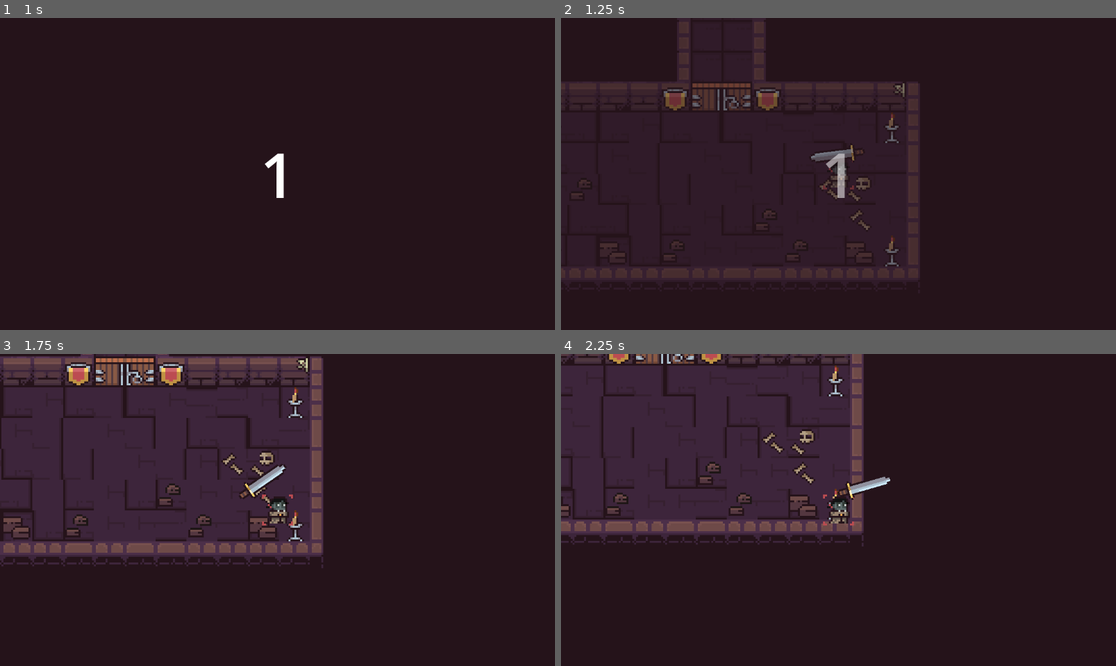
Above: before the commit, frames 1-4 (two rows, left to right).
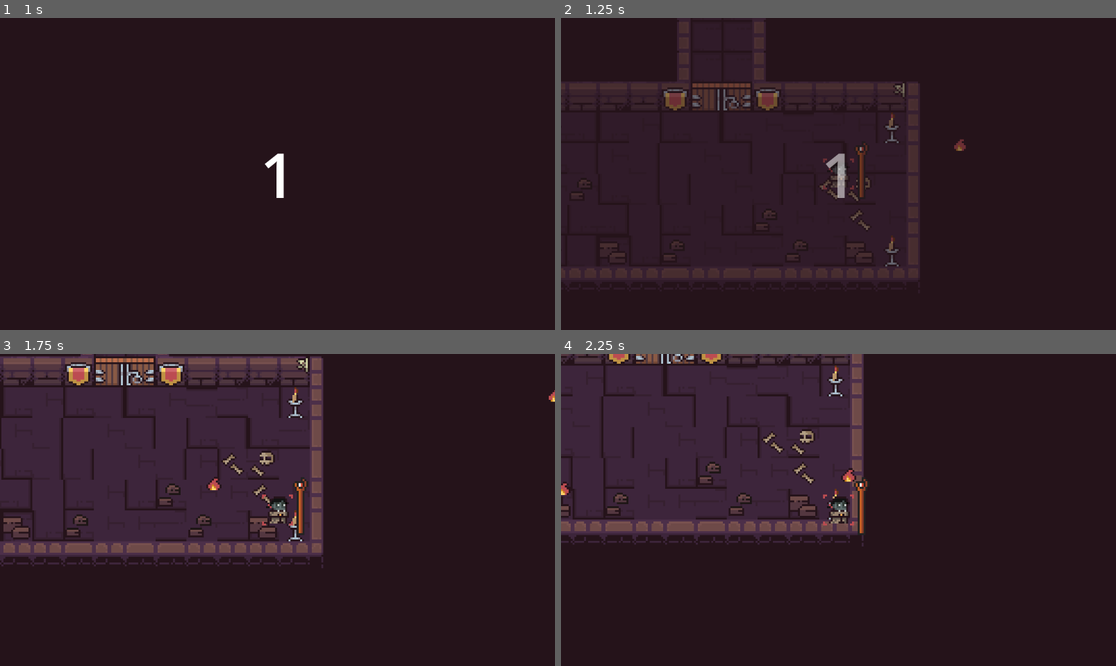
Above: after the commit, the same moments.

Repository: JustThomi/DivineDescent
Game: Godot game, scene res://src/scenes/game.tscn
Two runs of this game, one before a commit and one after it. Both use one fixed random seed, a clock stepped at 60 frames per second and the inputs below. The project has no main scene, so this scene is started directly.
Inputs (mouse positions are in pixels of both pictures, inside the frame that each line leads up to):
- Up to frame 1 (1 s): tap Enter at 0.5 s; move the mouse to (399, 158) at 0.52 s; hold D (right) from 0.53 s (still down); click (399, 158) at 0.6 s; right-click (399, 158) at 0.8 s
- Up to frame 2 (1.25 s): keep holding D (right)
- Up to frame 3 (1.75 s): move the mouse to (166, 525) at 1.27 s; release D (right) at 1.28 s; hold S (down) from 1.28 s (still down); right-click (166, 525) at 1.35 s; click (166, 525) at 1.55 s
- Up to frame 4 (2.25 s): move the mouse to (894, 441) at 2.02 s; release S (down) at 2.03 s; hold D (right) from 2.03 s (still down); click (894, 441) at 2.1 s

Frame 1 is identical in both runs. In frame 2, 0.4% of the frame differs, in the area x 45-73%, y 38-59%; in frame 3, 0.6%, in the area x 37-100%, y 11-58%; in frame 4, 0.6%.

Commit message:
add health item and fire staff

Diff:
--- a/src/actors/player/player.gd
+++ b/src/actors/player/player.gd
@@ -17,6 +17,8 @@
 var roll_vector : Vector2
 var weapon # will reference current equiped weapon
 
+var health = 100
+
 # enum state machine, too lazy to do it right
 enum {
 	IDLE,
@@ -31,6 +33,9 @@
 		animation.flip_h = true
 	elif direction.x > 0:
 		animation.flip_h = false
+
+func heal(hp):
+	health = min(hp + health, 100)
 
 func roll():
 	velocity = roll_vector * (ROLL_SPEED + SPEED)
@@ -64,8 +69,9 @@
 
 func _physics_process(delta):
 	get_input()
-#	weapon.move(get_global_mouse_position())
-	weapon_holder.look_at(get_global_mouse_position())
+
+	if weapon.get_name() == "Sword":
+		weapon_holder.look_at(get_global_mouse_position())
 
 	match state:
 		IDLE:
--- a/src/actors/player/player.tscn
+++ b/src/actors/player/player.tscn
@@ -6,6 +6,7 @@
 [ext_resource type="Texture2D" uid="uid://cgjobg0ky2h0b" path="res://assets/player/vampire_v1_2.png" id="3_qrde2"]
 [ext_resource type="Texture2D" uid="uid://swps7a88ljcy" path="res://assets/player/vampire_v1_3.png" id="4_gqun7"]
 [ext_resource type="Texture2D" uid="uid://dmpp0nnb15xun" path="res://assets/player/vampire_v1_4.png" id="5_p20gg"]
+[ext_resource type="PackedScene" uid="uid://djtfd838w130i" path="res://src/actors/player/weapons/staff.tscn" id="7_2325t"]
 [ext_resource type="PackedScene" uid="uid://bpssre56um4h" path="res://src/actors/player/weapons/weapon.tscn" id="7_jjnjq"]
 
 [sub_resource type="RectangleShape2D" id="RectangleShape2D_65fq4"]
@@ -107,8 +108,12 @@
 
 [node name="Weapons" type="Node2D" parent="."]
 
+[node name="Staff" parent="Weapons" node_paths=PackedStringArray("player") instance=ExtResource("7_2325t")]
+position = Vector2(12, 8)
+player = NodePath("../..")
+
 [node name="Sword" parent="Weapons" instance=ExtResource("7_jjnjq")]
-rotation_offset = 200
+visible = false
 
 [node name="RollTimer" type="Timer" parent="."]
 
--- /dev/null
+++ b/src/actors/player/weapons/fire_ball.gd
@@ -0,0 +1,12 @@
+extends Area2D
+
+const speed := 200.0
+var direction := Vector2.ZERO
+var damage = 15
+
+func _physics_process(delta):
+	global_position += direction * speed * delta
+
+func _on_body_entered(enemy):
+	enemy.take_damage(damage)
+	queue_free()
--- /dev/null
+++ b/src/actors/player/weapons/fire_ball.tscn
@@ -0,0 +1,19 @@
+[gd_scene load_steps=4 format=3 uid="uid://dt260v4iohkfy"]
+
+[ext_resource type="Script" path="res://src/actors/player/weapons/fire_ball.gd" id="1_lb3i7"]
+[ext_resource type="Texture2D" uid="uid://d2fhtabkmxhm6" path="res://assets/weapons/fire_ball.png" id="2_q0v3j"]
+
+[sub_resource type="CircleShape2D" id="CircleShape2D_wxib5"]
+radius = 4.12311
+
+[node name="FireBall" type="Area2D"]
+collision_mask = 4
+script = ExtResource("1_lb3i7")
+
+[node name="CollisionShape2D" type="CollisionShape2D" parent="."]
+shape = SubResource("CircleShape2D_wxib5")
+
+[node name="Sprite2D" type="Sprite2D" parent="."]
+texture = ExtResource("2_q0v3j")
+
+[connection signal="body_entered" from="." to="." method="_on_body_entered"]
--- /dev/null
+++ b/src/actors/player/weapons/staff.gd
@@ -0,0 +1,26 @@
+extends Node2D
+
+# bad solution to projectiles but will do for now
+@export var player : CharacterBody2D
+
+@onready var animation := $AnimationPlayer
+var projectile_container : Node2D
+
+var projectile: PackedScene = preload("res://src/actors/player/weapons/fire_ball.tscn")
+var can_special_attack: bool = true
+
+
+func basic_attack():
+	animation.play("cast")
+
+	var p = projectile.instantiate()
+	p.position = player.position
+	p.direction = (get_local_mouse_position() + position).normalized()
+	projectile_container.add_child(p)
+
+func special_attack():
+	print("DAMN SON THAT'S SPECIAL CAST")
+
+func _ready():
+	# not the best solution...
+	projectile_container = get_node("/root/Game/ProjectileContainer")
--- /dev/null
+++ b/src/actors/player/weapons/staff.tscn
@@ -0,0 +1,53 @@
+[gd_scene load_steps=6 format=3 uid="uid://djtfd838w130i"]
+
+[ext_resource type="Script" path="res://src/actors/player/weapons/staff.gd" id="1_3vilu"]
+[ext_resource type="Texture2D" uid="uid://b5olic0tpas41" path="res://assets/weapons/staff.png" id="2_lhjqx"]
+
+[sub_resource type="Animation" id="Animation_u66gh"]
+length = 0.001
+tracks/0/type = "value"
+tracks/0/imported = false
+tracks/0/enabled = true
+tracks/0/path = NodePath("Sprite2D:position")
+tracks/0/interp = 1
+tracks/0/loop_wrap = true
+tracks/0/keys = {
+"times": PackedFloat32Array(0),
+"transitions": PackedFloat32Array(1),
+"update": 0,
+"values": [Vector2(0, -10)]
+}
+tracks/1/type = "value"
+tracks/1/imported = false
+tracks/1/enabled = true
+tracks/1/path = NodePath("Sprite2D:rotation")
+tracks/1/interp = 1
+tracks/1/loop_wrap = true
+tracks/1/keys = {
+"times": PackedFloat32Array(0),
+"transitions": PackedFloat32Array(1),
+"update": 0,
+"values": [0.0]
+}
+
+[sub_resource type="Animation" id="Animation_w6ktw"]
+resource_name = "cast"
+
+[sub_resource type="AnimationLibrary" id="AnimationLibrary_an8an"]
+_data = {
+"RESET": SubResource("Animation_u66gh"),
+"cast": SubResource("Animation_w6ktw")
+}
+
+[node name="Staff" type="Node2D"]
+script = ExtResource("1_3vilu")
+
+[node name="Sprite2D" type="Sprite2D" parent="."]
+position = Vector2(0, -10)
+texture = ExtResource("2_lhjqx")
+flip_h = true
+
+[node name="AnimationPlayer" type="AnimationPlayer" parent="."]
+libraries = {
+"": SubResource("AnimationLibrary_an8an")
+}
--- a/src/actors/player/weapons/weapon.gd
+++ b/src/actors/player/weapons/weapon.gd
@@ -1,23 +1,9 @@
 extends Node2D
-class_name Weapon
 
 @onready var animation := $AnimationPlayer
 
-@export var ranged_weapon: bool = false
-@export var rotation_offset: int = 0
-
 var can_special_attack: bool = true
 var basic_attack_damage = 10
-
-func move(mouse_direction: Vector2) -> void:
-	if ranged_weapon:
-		rotation_degrees = rad_to_deg(mouse_direction.angle()) + rotation_offset
-	else:
-		rotation = mouse_direction.angle()
-		if scale.y == 1 and mouse_direction.x < 0:
-			scale.y = -1
-		elif scale.y == -1 and mouse_direction.x > 0:
-			scale.y = 1
 
 func basic_attack():
 	animation.play("swing")
--- /dev/null
+++ b/src/interactables/health_pickup.gd
@@ -0,0 +1,7 @@
+extends Area2D
+
+var amount = 10
+
+func _on_body_entered(player):
+	player.heal(amount)
+	queue_free()
--- /dev/null
+++ b/src/interactables/health_pickup.tscn
@@ -0,0 +1,20 @@
+[gd_scene load_steps=4 format=3 uid="uid://crtouib24hrq"]
+
+[ext_resource type="Texture2D" uid="uid://bu58ndf8g6x32" path="res://assets/items/health_pickup.png" id="1_cwodk"]
+[ext_resource type="Script" path="res://src/interactables/health_pickup.gd" id="1_e1a5i"]
+
+[sub_resource type="RectangleShape2D" id="RectangleShape2D_r74sg"]
+size = Vector2(10, 11)
+
+[node name="HealthPickup" type="Area2D"]
+collision_mask = 2
+script = ExtResource("1_e1a5i")
+
+[node name="CollisionShape2D" type="CollisionShape2D" parent="."]
+position = Vector2(0, 0.5)
+shape = SubResource("RectangleShape2D_r74sg")
+
+[node name="Sprite2D" type="Sprite2D" parent="."]
+texture = ExtResource("1_cwodk")
+
+[connection signal="body_entered" from="." to="." method="_on_body_entered"]
--- a/src/scenes/dungeon/rooms/mob_room0.tscn
+++ b/src/scenes/dungeon/rooms/mob_room0.tscn
@@ -38,4 +38,6 @@
 [node name="Marker2D" type="Marker2D" parent="LootSpawns"]
 position = Vector2(-25, 7)
 
+[node name="LootContainer" type="Node2D" parent="."]
+
 [connection signal="body_entered" from="PlayerDetector" to="." method="_on_player_detector_body_entered"]
--- a/src/scenes/dungeon/rooms/room.gd
+++ b/src/scenes/dungeon/rooms/room.gd
@@ -9,7 +9,9 @@
 var enemy_container : Node2D
 var enemies : Array = [preload("res://src/actors/mobs/skeleton.tscn")]
 var loot_locations : Node2D
-#var loot : Array = [preload("res://src/interactables/potion.tscn")]
+var loot_container : Node2D
+var loot_items : Array = [preload("res://src/interactables/health_pickup.tscn")]
+
 
 func load_content():
 	if has_enemies:
@@ -17,6 +19,7 @@
 		enemy_container = get_node("EnemyContainer")
 	elif has_loot:
 		loot_locations = get_node("LootSpawns")
+		loot_container = get_node("LootContainer")
 
 func spawn_enemies():
 	for points in enemy_locations.get_children():
@@ -25,7 +28,10 @@
 		enemy_container.add_child(e)
 
 func spawn_loot():
-	pass
+	for points in loot_locations.get_children():
+		var l = loot_items[randi() % loot_items.size()].instantiate()
+		l.position = points.position
+		loot_container.add_child(l)
 
 func lock_doors():
 	player_detector.monitorable = false
@@ -33,12 +39,11 @@
 
 func _ready():
 	load_content()
+	if has_loot:
+		spawn_loot()
 
 # TODO: add boss room/special room logic
 func _on_player_detector_body_entered(_player):
 	if has_enemies:
 		call_deferred("spawn_enemies")
-	if has_loot:
-		spawn_loot()
-
-	call_deferred("lock_doors")
+		call_deferred("lock_doors")
--- a/src/scenes/game.tscn
+++ b/src/scenes/game.tscn
@@ -2,6 +2,33 @@
 
 [ext_resource type="PackedScene" uid="uid://dqtq6a8gfnla4" path="res://src/actors/player/player.tscn" id="1_dfjed"]
 [ext_resource type="PackedScene" uid="uid://dkxp102s2g1x" path="res://src/scenes/dungeon/dungeon.tscn" id="1_gn6c4"]
+
+[sub_resource type="Animation" id="Animation_dvxkj"]
+length = 0.001
+tracks/0/type = "value"
+tracks/0/imported = false
+tracks/0/enabled = true
+tracks/0/path = NodePath("CanvasLayer/TransitionColor:color")
+tracks/0/interp = 1
+tracks/0/loop_wrap = true
+tracks/0/keys = {
+"times": PackedFloat32Array(0),
+"transitions": PackedFloat32Array(1),
+"update": 0,
+"values": [Color(0.145098, 0.0745098, 0.101961, 0)]
+}
+tracks/1/type = "value"
+tracks/1/imported = false
+tracks/1/enabled = true
+tracks/1/path = NodePath("CanvasLayer/LevelNumber:modulate")
+tracks/1/interp = 1
+tracks/1/loop_wrap = true
+tracks/1/keys = {
+"times": PackedFloat32Array(0),
+"transitions": PackedFloat32Array(1),
+"update": 0,
+"values": [Color(1, 1, 1, 1)]
+}
 
 [sub_resource type="Animation" id="Animation_f356u"]
 resource_name = "floor_cleared"
@@ -28,33 +55,6 @@
 "transitions": PackedFloat32Array(1, 1),
 "update": 0,
 "values": [Color(1, 1, 1, 0), Color(1, 1, 1, 1)]
-}
-
-[sub_resource type="Animation" id="Animation_dvxkj"]
-length = 0.001
-tracks/0/type = "value"
-tracks/0/imported = false
-tracks/0/enabled = true
-tracks/0/path = NodePath("CanvasLayer/TransitionColor:color")
-tracks/0/interp = 1
-tracks/0/loop_wrap = true
-tracks/0/keys = {
-"times": PackedFloat32Array(0),
-"transitions": PackedFloat32Array(1),
-"update": 0,
-"values": [Color(0.145098, 0.0745098, 0.101961, 0)]
-}
-tracks/1/type = "value"
-tracks/1/imported = false
-tracks/1/enabled = true
-tracks/1/path = NodePath("CanvasLayer/LevelNumber:modulate")
-tracks/1/interp = 1
-tracks/1/loop_wrap = true
-tracks/1/keys = {
-"times": PackedFloat32Array(0),
-"transitions": PackedFloat32Array(1),
-"update": 0,
-"values": [Color(1, 1, 1, 1)]
 }
 
 [sub_resource type="Animation" id="Animation_as3x6"]
@@ -99,6 +99,8 @@
 animation_player = NodePath("../Transitions")
 floor_number_label = NodePath("../CanvasLayer/LevelNumber")
 
+[node name="ProjectileContainer" type="Node2D" parent="."]
+
 [node name="Player" parent="." instance=ExtResource("1_dfjed")]
 
 [node name="Camera2D" type="Camera2D" parent="Player"]
Binary file added: assets/items/health_pickup.png
Not shown, changed: assets/items/health_pickup.png.import
Binary file added: assets/weapons/fire_ball.png
Not shown, added: assets/weapons/fire_ball.png.import
Renamed: assets/0x72_DungeonTilesetII_v1.7/frames/weapon_red_magic_staff.png -> assets/weapons/staff.png
Not shown, added: assets/weapons/staff.png.import
Not shown: 1 places in src/actors/player/player.tscn that only renumber resources
